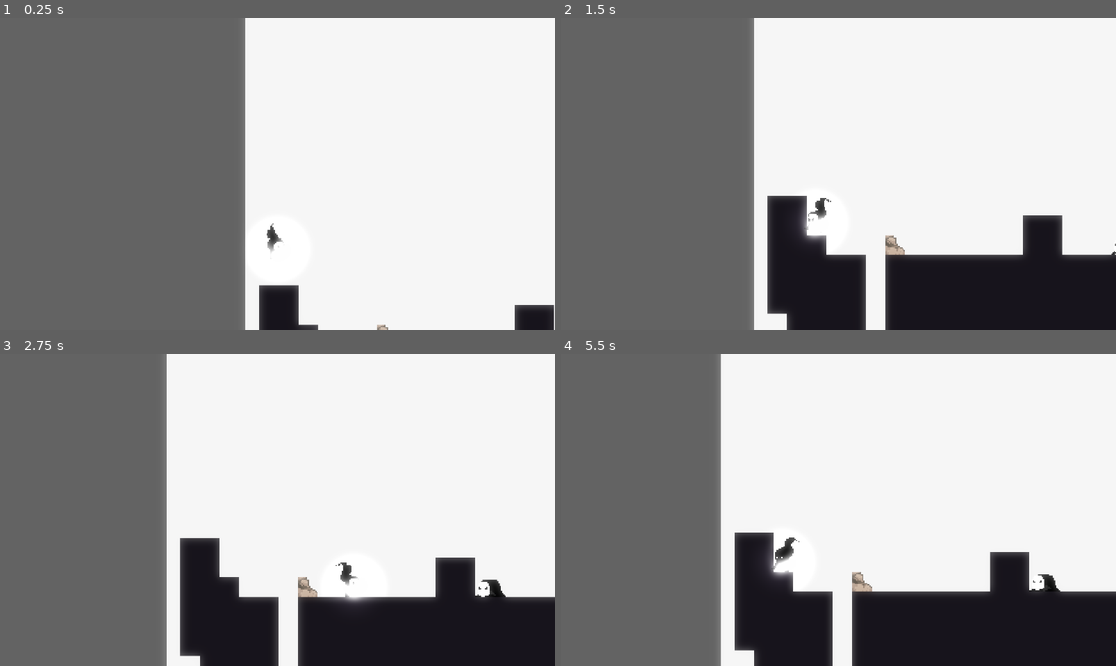
Above: before the commit, frames 1-4 (two rows, left to right).
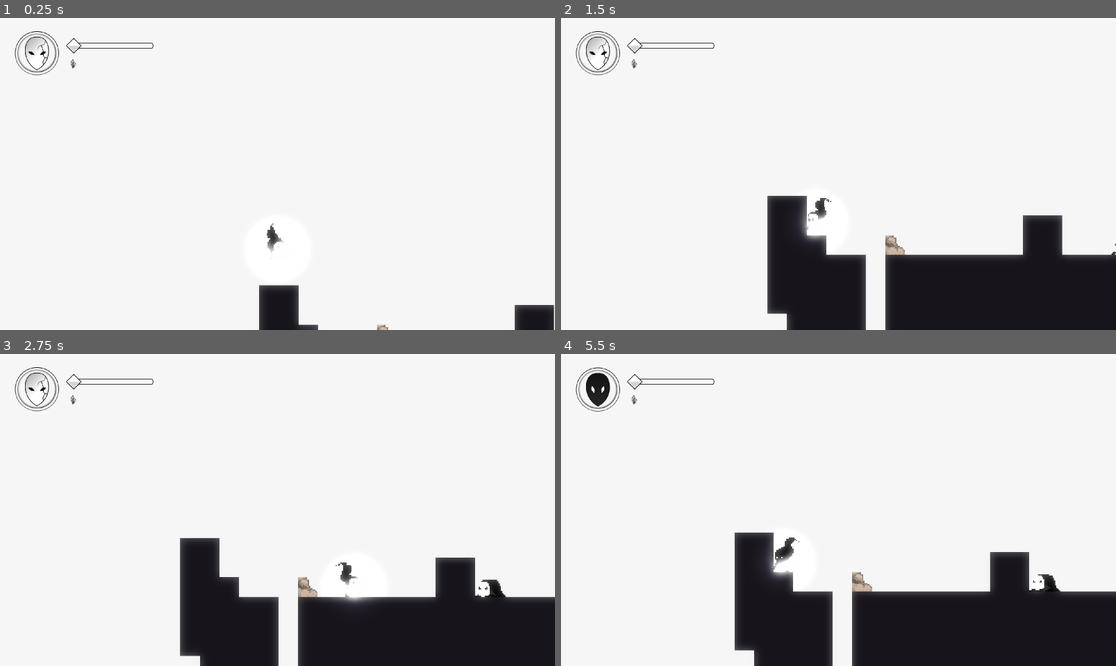
Above: after the commit, the same moments.

Repository: SirDroffilc/Global-Game-Jam-Kamiyon-Studios
Game: Godot game, scene res://scenes/stages/stage_1.tscn
The game is run twice, just before and just after one commit, with the same random seed, the same clock (stepped at 60 frames per second) and the same inputs. This scene is started directly instead of the project's main scene.
Inputs (mouse positions are in pixels of both pictures, inside the frame that each line leads up to):
- Up to frame 1 (0.25 s): no input
- Up to frame 2 (1.5 s): tap Enter (ui_accept) at 0.5 s; move the mouse to (960, 158) at 0.52 s; press the mouse at (960, 158) at 0.53 s; hold D (move_right) 0.53-1.28 s; tap Space (jump) at 0.77, 1.07 s; tap C (dash) at 0.8, 1.35 s; move the mouse to (727, 189) at 1.27 s; release the mouse at (727, 189) at 1.28 s; hold A (move_left) from 1.28 s (still down)
- Up to frame 3 (2.75 s): tap Space (jump) at 1.52, 1.55, 1.82 s; move the mouse to (333, 441) at 2.02 s; release A (move_left) at 2.03 s; hold D (move_right) from 2.03 s (still down); hold Space (jump) from 2.03 s (still down); click (333, 441) at 2.3 s
- Up to frame 4 (5.5 s): move the mouse to (810, 572) at 2.77 s; release Space (jump) at 2.78 s; click (810, 572) at 2.85 s; tap Space (jump) at 3.02, 3.32, 4.52, 4.82 s; tap C (dash) at 3.05, 3.6, 5.1 s; move the mouse to (1005, 556) at 3.52 s; release D (move_right) at 3.53 s; hold Space (jump) 3.53-4.28 s; hold A (move_left) from 3.53 s (still down); right-click (1005, 556) at 4.15 s; move the mouse to (672, 463) at 4.27 s; click (672, 463) at 4.35 s; move the mouse to (866, 510) at 5.02 s

The runs differ from the first frame. In frame 1, 44% of the frame differs, in the area x 0-45%, y 0-100%; in frame 2, 35%; in frame 3, 30%; in frame 4, 29%.

Commit message:
area label trigger

Diff:
--- /dev/null
+++ b/area_label_trigger.gd
@@ -0,0 +1,64 @@
+extends Area2D
+
+# --- References ---
+@onready var label_texture: TextureRect = $CanvasLayer/Zone1
+
+# --- Configuration ---
+@export var fade_duration: float = 0.8
+@export var display_time: float = 2.0
+@export var slide_distance: float = 30.0 # Pixels to move up
+
+var has_triggered: bool = false # Add this at the top
+var fade_tween: Tween
+var original_pos_y: float
+
+func _ready() -> void:
+	# 1. Store the starting position so we can reset it perfectly later
+	original_pos_y = label_texture.position.y
+
+	# 2. Ensure it starts invisible
+	label_texture.modulate.a = 0.0
+
+	# 3. Connect the trigger signal
+	body_entered.connect(_on_body_entered)
+
+func _on_body_entered(body: Node2D) -> void:
+	if body.is_in_group("Player") and not has_triggered:
+		has_triggered = true # Lock it so it never plays again
+		_pop_and_fade()
+
+func _pop_and_fade() -> void:
+	# 1. Safety: Kill existing tween and reset position immediately
+	if fade_tween:
+		fade_tween.kill()
+
+	label_texture.position.y = original_pos_y
+	label_texture.modulate.a = 0.0
+
+	# 2. Initialize Tween
+	fade_tween = create_tween()
+
+	# --- PHASE 1: Slide Up and Fade In (Parallel) ---
+	# We use set_parallel() so both move and fade happen at once
+	fade_tween.set_parallel(true)
+
+	# Fade to fully visible
+	fade_tween.tween_property(label_texture, "modulate:a", 1.0, fade_duration)
+
+	# Slide up from original position
+	fade_tween.tween_property(label_texture, "position:y", original_pos_y - slide_distance, fade_duration)\
+		.set_trans(Tween.TRANS_QUART).set_ease(Tween.EASE_OUT)
+
+	# --- PHASE 2: Wait (Sequential) ---
+	# We turn parallel off so the interval acts as a pause
+	fade_tween.set_parallel(false)
+	fade_tween.tween_interval(display_time)
+
+	# --- PHASE 3: Fade Out ---
+	fade_tween.tween_property(label_texture, "modulate:a", 0.0, fade_duration)
+
+	# --- PHASE 4: Callback (Cleanup) ---
+	# Reset the position in the background so it's ready for the next trigger
+	fade_tween.tween_callback(func(): label_texture.position.y = original_pos_y)
+
+	print(">>> AREA HUD: Displaying location label.")
--- /dev/null
+++ b/area_label_trigger.tscn
@@ -0,0 +1,54 @@
+[gd_scene format=3 uid="uid://cuh3f8k1pur5l"]
+
+[ext_resource type="Script" uid="uid://bghkcgwe1ms6h" path="res://area_label_trigger.gd" id="1_7iotk"]
+[ext_resource type="Texture2D" uid="uid://lwwg8eryadn6" path="res://assets/User Interface/Area Level.png" id="2_2ppfc"]
+
+[sub_resource type="RectangleShape2D" id="RectangleShape2D_3mlc6"]
+
+[sub_resource type="Environment" id="Environment_7iotk"]
+background_mode = 3
+background_energy_multiplier = 2.4
+ambient_light_energy = 1.45
+glow_enabled = true
+glow_levels/2 = 1.53
+glow_levels/4 = 1.45
+glow_levels/6 = 1.56
+glow_intensity = 1.5
+glow_strength = 0.51
+glow_bloom = 0.29
+fog_enabled = true
+fog_light_energy = 2.7
+fog_sun_scatter = 0.19
+fog_density = 0.0835
+fog_sky_affect = 0.606
+
+[sub_resource type="CameraAttributesPractical" id="CameraAttributesPractical_2ppfc"]
+
+[sub_resource type="Compositor" id="Compositor_3mlc6"]
+
+[node name="AreaLabelTrigger" type="Area2D" unique_id=407906546]
+script = ExtResource("1_7iotk")
+
+[node name="CollisionShape2D" type="CollisionShape2D" parent="." unique_id=1476779322]
+shape = SubResource("RectangleShape2D_3mlc6")
+
+[node name="CanvasLayer" type="CanvasLayer" parent="." unique_id=962752112]
+
+[node name="Zone1" type="TextureRect" parent="CanvasLayer" unique_id=1958004743]
+unique_name_in_owner = true
+modulate = Color(1, 1, 1, 0)
+anchors_preset = 15
+anchor_right = 1.0
+anchor_bottom = 1.0
+grow_horizontal = 2
+grow_vertical = 2
+size_flags_horizontal = 4
+size_flags_vertical = 4
+texture = ExtResource("2_2ppfc")
+expand_mode = 2
+stretch_mode = 3
+
+[node name="WorldEnvironment" type="WorldEnvironment" parent="." unique_id=803836313]
+environment = SubResource("Environment_7iotk")
+camera_attributes = SubResource("CameraAttributesPractical_2ppfc")
+compositor = SubResource("Compositor_3mlc6")
--- /dev/null
+++ b/scenes/stages/hudcontroller.gd
@@ -0,0 +1,58 @@
+extends CanvasLayer
+
+# --- UI References ---
+@onready var mask_hud: TextureRect = $MaskHUD
+@onready var health_bar: ProgressBar = $HealthBar # Ensure this name matches your scene node
+
+# --- Textures ---
+@export var unmasked_hud_tex: Texture = preload("res://assets/User Interface/Game HUD (Masked).png")
+@export var masked_hud_tex: Texture = preload("res://assets/User Interface/Game HUD (Unmasked).png")
+
+# Variable to track the animation so we can interrupt it if hit again quickly
+var health_tween: Tween
+
+func _ready() -> void:
+	# 1. Initialize Health Bar to match PlayerManager data immediately
+	if health_bar:
+		health_bar.max_value = PlayerManager.base_health
+		health_bar.value = PlayerManager.current_health
+
+	# 2. Connect to the Player's state signals
+	var player = get_tree().get_first_node_in_group("Player")
+	if player:
+		# If the signal is already connected (re-loading), disconnect first to avoid duplicates
+		if player.element_toggled.is_connected(_on_player_element_toggled):
+			player.element_toggled.disconnect(_on_player_element_toggled)
+		player.element_toggled.connect(_on_player_element_toggled)
+
+		# Set initial visual state based on player's current element
+		_on_player_element_toggled(player.is_light)
+
+	# 3. Connect to PlayerManager for health updates
+	if PlayerManager.health_changed.is_connected(_on_player_health_changed):
+		PlayerManager.health_changed.disconnect(_on_player_health_changed)
+	PlayerManager.health_changed.connect(_on_player_health_changed)
+
+func _on_player_element_toggled(is_light: bool) -> void:
+	if mask_hud:
+		# is_light usually corresponds to the 'Unmasked' default state
+		mask_hud.texture = unmasked_hud_tex if is_light else masked_hud_tex
+
+# --- Meticulous Health Update Logic ---
+func _on_player_health_changed(new_health: int) -> void:
+	if not health_bar: return
+
+	# 1. Kill any existing animation to prevent "jitter" if hit rapidly
+	if health_tween:
+		health_tween.kill()
+
+	# 2. Create a new Tween for smooth interpolation
+	health_tween = create_tween()
+
+	# 3. Animate 'value' from current to 'new_health' over 0.4 seconds
+	# .set_trans(Tween.TRANS_SINE) provides a professional, non-linear feel
+	health_tween.tween_property(health_bar, "value", new_health, 0.4)\
+		.set_trans(Tween.TRANS_SINE)\
+		.set_ease(Tween.EASE_OUT)
+
+	print(">>> HUD: Health animated to: ", new_health)
--- a/scenes/stages/stage_1.tscn
+++ b/scenes/stages/stage_1.tscn
@@ -3,12 +3,16 @@
 [ext_resource type="Script" uid="uid://bjrudb8ewdhsr" path="res://scenes/stages/stage_1.gd" id="1_bjuw2"]
 [ext_resource type="Texture2D" uid="uid://q5prthoyfpog" path="res://assets/Other Tiles2.png" id="1_cuow7"]
 [ext_resource type="PackedScene" uid="uid://c3emj4ho0t73a" path="res://scenes/players/player.tscn" id="2_8q8ih"]
+[ext_resource type="PackedScene" uid="uid://cuh3f8k1pur5l" path="res://area_label_trigger.tscn" id="2_emlwg"]
 [ext_resource type="Script" uid="uid://dhywv6gbqn1wq" path="res://scripts/levels/tile_map_layer.gd" id="2_k45mu"]
 [ext_resource type="PackedScene" uid="uid://gaswrufkubp7" path="res://scenes/stages/checkpoint.tscn" id="2_mm8bn"]
 [ext_resource type="PackedScene" uid="uid://cc0fmgwllh68a" path="res://scenes/enemies/enemy_1.tscn" id="4_k45mu"]
 [ext_resource type="Script" uid="uid://dja4ji2408pv5" path="res://scenes/stages/camera_2d.gd" id="5_ncvry"]
 [ext_resource type="PackedScene" uid="uid://dmh3uptk4uctc" path="res://scenes/stages/fall_zone.tscn" id="6_l1pay"]
-[ext_resource type="Texture2D" uid="uid://dxvohiu4fci1y" path="res://assets/HUD - V1.png" id="9_f2dxg"]
+[ext_resource type="Texture2D" uid="uid://dqtf4avr6746c" path="res://assets/User Interface/Game HUD (Masked).png" id="9_bjuw2"]
+[ext_resource type="Script" uid="uid://bd7lf8v6d8fm7" path="res://scenes/stages/hudcontroller.gd" id="9_mm8bn"]
+[ext_resource type="Texture2D" uid="uid://02iaflpad2an" path="res://assets/User Interface/Memory Shards.png" id="11_qm7fq"]
+[ext_resource type="Texture2D" uid="uid://b0hdtfkmgh1l4" path="res://assets/spritesheets/Health - Polygon.png" id="12_emlwg"]
 
 [sub_resource type="ParticleProcessMaterial" id="ParticleProcessMaterial_ncvry"]
 particle_flag_disable_z = true
@@ -308,6 +312,30 @@
 custom_data_layer_0/type = 4
 sources/0 = SubResource("TileSetAtlasSource_k45mu")
 
+[sub_resource type="StyleBoxFlat" id="StyleBoxFlat_qm7fq"]
+bg_color = Color(0.09620472, 0.09620475, 0.09620469, 1)
+border_width_left = 2
+border_width_top = 2
+border_width_right = 2
+border_width_bottom = 2
+border_color = Color(0.078431375, 0.078431375, 0.078431375, 1)
+corner_radius_top_left = 6
+corner_radius_top_right = 6
+corner_radius_bottom_right = 6
+corner_radius_bottom_left = 6
+
+[sub_resource type="StyleBoxFlat" id="StyleBoxFlat_emlwg"]
+bg_color = Color(0.973535, 0.9735351, 0.973535, 1)
+border_width_left = 2
+border_width_top = 2
+border_width_right = 2
+border_width_bottom = 2
+border_color = Color(0.078431375, 0.078431375, 0.078431375, 1)
+corner_radius_top_left = 6
+corner_radius_top_right = 6
+corner_radius_bottom_right = 6
+corner_radius_bottom_left = 6
+
 [node name="Stage1" type="Node2D" unique_id=1551565052]
 script = ExtResource("1_bjuw2")
 
@@ -334,10 +362,10 @@
 compositor = SubResource("Compositor_1tge3")
 
 [node name="ColorRect" type="ColorRect" parent="." unique_id=438496847]
-offset_left = -715.0
-offset_top = -286.0
-offset_right = 539.0
-offset_bottom = 252.0
+offset_left = -2301.0
+offset_top = -1437.0
+offset_right = 2811.0
+offset_bottom = 1036.0
 color = Color(0.9471993, 0.9471994, 0.9471993, 1)
 
 [node name="TileMapLayer" type="TileMapLayer" parent="." unique_id=1478564147]
@@ -367,14 +395,57 @@
 [node name="FallZone" parent="." unique_id=963070562 instance=ExtResource("6_l1pay")]
 position = Vector2(0, 250)
 
-[node name="CanvasLayer" type="CanvasLayer" parent="." unique_id=788818688]
-visible = false
-
-[node name="TextureRect" type="TextureRect" parent="CanvasLayer" unique_id=2050408214]
+[node name="UI" type="CanvasLayer" parent="." unique_id=788818688]
+script = ExtResource("9_mm8bn")
+
+[node name="HealthBar" type="ProgressBar" parent="UI" unique_id=917146418]
+anchors_preset = 14
+anchor_top = 0.5
+anchor_right = 1.0
+anchor_bottom = 0.5
+offset_left = 262.0
+offset_top = -454.0
+offset_right = -1390.0
+offset_bottom = -434.0
+grow_horizontal = 2
+grow_vertical = 2
+size_flags_horizontal = 4
+size_flags_vertical = 1
+theme_override_styles/background = SubResource("StyleBoxFlat_qm7fq")
+theme_override_styles/fill = SubResource("StyleBoxFlat_emlwg")
+value = 100.0
+show_percentage = false
+
+[node name="MaskHUD" type="TextureRect" parent="UI" unique_id=2050408214]
 texture_filter = 1
 anchors_preset = 15
 anchor_right = 1.0
 anchor_bottom = 1.0
 grow_horizontal = 2
 grow_vertical = 2
-texture = ExtResource("9_f2dxg")
+texture = ExtResource("9_bjuw2")
+
+[node name="MemoryShards" type="TextureRect" parent="UI" unique_id=865937013]
+texture_filter = 1
+anchors_preset = 15
+anchor_right = 1.0
+anchor_bottom = 1.0
+grow_horizontal = 2
+grow_vertical = 2
+texture = ExtResource("11_qm7fq")
+
+[node name="HealthPolygon" type="TextureRect" parent="UI" unique_id=302292620]
+texture_filter = 1
+anchors_preset = 15
+anchor_right = 1.0
+anchor_bottom = 1.0
+grow_horizontal = 2
+grow_vertical = 2
+size_flags_horizontal = 4
+texture = ExtResource("12_emlwg")
+
+[node name="AreaLabelTrigger" parent="." unique_id=407906546 instance=ExtResource("2_emlwg")]
+position = Vector2(-195, -51)
+scale = Vector2(5, 5)
+fade_duration = 2.5
+display_time = 5.0
--- a/scripts/players/player.gd
+++ b/scripts/players/player.gd
@@ -1,16 +1,19 @@
 class_name Player
 extends CharacterBody2D
+
+# --- Signals ---
+signal element_toggled(is_light: bool) # The HUD will listen to this
 
 var is_light: bool = true
 
 @onready var state_machine: StateMachine = $StateMachine
 @onready var animated_sprite: AnimatedSprite2D = $AnimatedSprite
-@onready var hitbox: Area2D = $AnimatedSprite/MeleeWeaponHitbox # Child node reference
+@onready var hitbox: Area2D = $AnimatedSprite/MeleeWeaponHitbox
 @onready var hitbox_shape: CollisionShape2D = $AnimatedSprite/MeleeWeaponHitbox/CollisionShape2D
 @onready var animation_player: AnimationPlayer = $AnimationPlayer
 @onready var arrow_start_position: Marker2D = $AnimatedSprite/ArrowStartPosition
 
-# --- Meticulous Camera Shake Additions ---
+# --- Camera Shake ---
 @onready var camera: Camera2D = get_viewport().get_camera_2d()
 @export var shake_decay: float = 5.0
 @export var max_shake_offset: Vector2 = Vector2(250, 250)
@@ -18,11 +21,10 @@
 
 @export var arrow_scene: PackedScene = preload("res://scenes/players/light_arrow.tscn")
 
-# --- Combo System Variables ---
+# --- Combat & Movement ---
 var combo_count: int = 0
 var can_combo: bool = false
 
-# --- Meticulous Jump Buffer Additions ---
 @export var jump_buffer_time: float = 0.15
 var jump_buffer_timer: float = 0.0
 var can_dash: bool = true
@@ -30,7 +32,7 @@
 func _ready() -> void:
 	state_machine.init(self)
 	update_physics_layers()
-	hitbox_shape.disabled = true
+	hitbox_shape.set_deferred("disabled", true)
 	PlayerManager.reset_health()
 
 	if PlayerManager.has_signal("player_died"):
@@ -54,50 +56,42 @@
 	if is_on_floor():
 		can_dash = true
 
-	# Handle flipping before processing state movement
 	handle_flipping()
 	state_machine.process_physics(delta)
 
-# Meticulous Flipping Logic
+# --- Input Handling ---
+func _input(event: InputEvent) -> void:
+	if Input.is_action_just_pressed("skill1"):
+		toggle_element_state()
+
+	state_machine.process_input(event)
+
+# --- Flipping & Positioning ---
 func handle_flipping() -> void:
-	if state_machine.current_state == $StateMachine/DeathState:
+	if state_machine.current_state and state_machine.current_state.name == "DeathState":
 		return
 
 	var move_dir = Input.get_axis("move_left", "move_right")
 
-	# Only flip if moving and not currently locked by an attack
 	if move_dir != 0:
 		var side_flipped = move_dir < 0
 		if animated_sprite.flip_h != side_flipped:
 			animated_sprite.flip_h = side_flipped
 			_update_child_positions(side_flipped)
 
-# Helper to mirror children horizontally
 func _update_child_positions(is_flipped: bool) -> void:
-	# Mirror the Arrow Position
-	arrow_start_position.position.x = abs(arrow_start_position.position.x) * (-1 if is_flipped else 1)
+	var side_multiplier = -1 if is_flipped else 1
+	arrow_start_position.position.x = abs(arrow_start_position.position.x) * side_multiplier
+	hitbox.position.x = abs(hitbox.position.x) * side_multiplier
 
-	# Mirror the Melee Hitbox
-	# Note: This ensures your sword swing hits the correct side!
-	hitbox.position.x = abs(hitbox.position.x) * (-1 if is_flipped else 1)
-
-func apply_shake(amount: float) -> void:
-	shake_trauma = min(shake_trauma + amount, 1.0)
-
-func _execute_shake() -> void:
-	var amount = pow(shake_trauma, 2)
-	camera.offset.x = max_shake_offset.x * amount * randf_range(-1, 1)
-	camera.offset.y = max_shake_offset.y * amount * randf_range(-1, 1)
-
-func _input(event: InputEvent) -> void:
-	if event.is_action_pressed("skill1"):
-		toggle_element_state()
-
-	state_machine.process_input(event)
-
+# --- Element / State Logic ---
 func toggle_element_state() -> void:
 	is_light = !is_light
 	update_physics_layers()
+
+	# Emit signal to inform the UI
+	element_toggled.emit(is_light)
+
 	if state_machine.current_state:
 		play_animation(state_machine.current_state.animation_name)
 
@@ -114,10 +108,10 @@
 		set_collision_mask_value(3, true)
 		set_collision_mask_value(5, true)
 
+# --- Animations & Effects ---
 func play_animation(anim_base_name: String) -> void:
 	var final_base_name = anim_base_name
 
-	# 1. Handle combat naming logic
 	if anim_base_name == "attack":
 		if not is_light:
 			final_base_name = "attack" + str(combo_count)
@@ -125,35 +119,46 @@
 		else:
 			final_base_name = "shoot"
 
-	# 2. Determine animation naming with fallback
 	var suffix = "_light" if is_light else "_dark"
 	var anim_to_play = final_base_name + suffix
 
 	if not animated_sprite.sprite_frames.has_animation(anim_to_play):
 		anim_to_play = final_base_name
 
-	# 3. Handle AnimationPlayer (Dark Melee)
 	if not is_light and anim_base_name == "attack":
 		animation_player.play(anim_to_play)
 	else:
 		animation_player.stop()
 
-		# 4. THE COMPREHENSIVE FIX: Defer ALL hitbox changes
-		# Only disable the hitbox if we aren't currently attacking.
 		if anim_base_name != "attack":
 			hitbox_shape.set_deferred("disabled", true)
 
-		# 5. Play the animation safely
 		if animated_sprite.sprite_frames.has_animation(anim_to_play):
 			animated_sprite.play(anim_to_play)
-		else:
-			print("WARNING: Animation not found: ", anim_to_play)
 
+# --- Damage & Shake ---
+func take_damage(amount: int) -> void:
+	PlayerManager.subtract_health(amount)
+	flash_hurt()
+	apply_shake(0.4)
+
+func flash_hurt() -> void:
+	var tween = create_tween()
+	animated_sprite.modulate = Color(10, 0.2, 0.2, 1)
+	tween.tween_property(animated_sprite, "modulate", Color.WHITE, 0.1)
+
+func apply_shake(amount: float) -> void:
+	shake_trauma = min(shake_trauma + amount, 1.0)
+
+func _execute_shake() -> void:
+	var amount = pow(shake_trauma, 2)
+	camera.offset.x = max_shake_offset.x * amount * randf_range(-1, 1)
+	camera.offset.y = max_shake_offset.y * amount * randf_range(-1, 1)
+
+# --- Combat Actions ---
 func shoot_arrow() -> void:
 	if arrow_scene:
-		# LESSENED SHAKE: Reduced from 0.2 to 0.03 for "close to none" feel
 		apply_shake(0.03)
-
 		var arrow_instance = arrow_scene.instantiate()
 		arrow_instance.global_position = arrow_start_position.global_position
 		var mouse_pos = get_global_mouse_position()
@@ -167,30 +172,8 @@
 		apply_shake(0.2)
 		area.get_parent().take_damage(PlayerManager.get_damage(), global_position)
 
-func take_damage(amount: int) -> void:
-	# 1. Update health via the manager
-	PlayerManager.subtract_health(amount)
-
-	# 2. Trigger visual feedback
-	flash_hurt()
-	apply_shake(0.2) # Slightly stronger shake for player damage
-
-	print(">>> PLAYER HIT: Health remaining: ", PlayerManager.get_health())
-
-# Using a Tween for a smooth, high-quality flash
-func flash_hurt() -> void:
-	var tween = create_tween()
-
-	# Set to an HDR-style Red Flash
-	animated_sprite.modulate = Color("8c8c8c")
-
-	# Transition back to normal (White) over 0.1 seconds
-	tween.tween_property(animated_sprite, "modulate", Color.WHITE, 0.1)
-
-
 func _on_death() -> void:
-	# Change to the death state immediately when health hits zero
-	if state_machine.current_state != $StateMachine/DeathState:
+	if state_machine.current_state and state_machine.current_state.name != "DeathState":
 		state_machine.change_state($StateMachine/DeathState)
 
 func get_speed() -> float:
Not shown, added: area_label_trigger.gd.uid
Binary file added: assets/User Interface/Area Level.png
Not shown, added: assets/User Interface/Area Level.png.import
Binary file added: assets/User Interface/Game HUD (Masked).png
Not shown, added: assets/User Interface/Game HUD (Masked).png.import
Binary file added: assets/User Interface/Game HUD (Unmasked).png
Not shown, added: assets/User Interface/Game HUD (Unmasked).png.import
Binary file added: assets/User Interface/Health - Polygon.png
Not shown, added: assets/User Interface/Health - Polygon.png.import
Binary file added: assets/User Interface/Memory Shards.png
Not shown, added: assets/User Interface/Memory Shards.png.import
Binary file added: assets/spritesheets/Health - Polygon.png
(and 2 more such lines)
